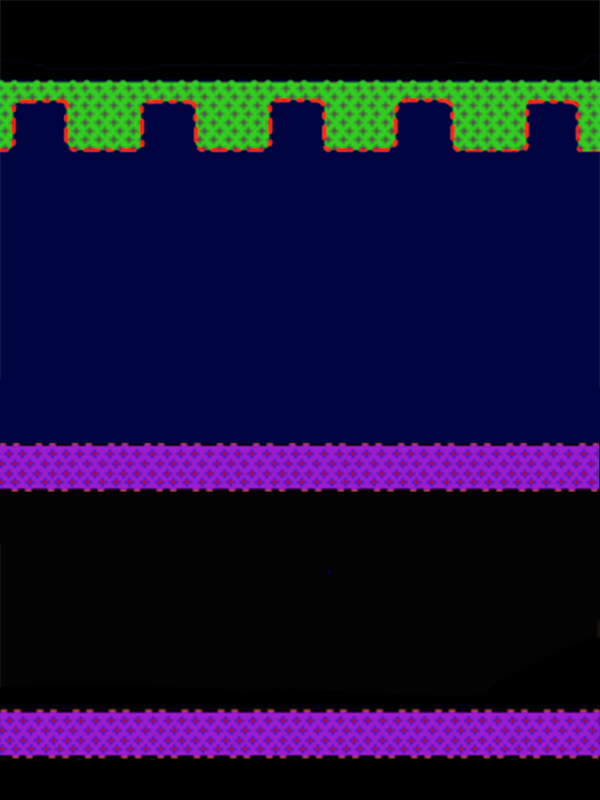
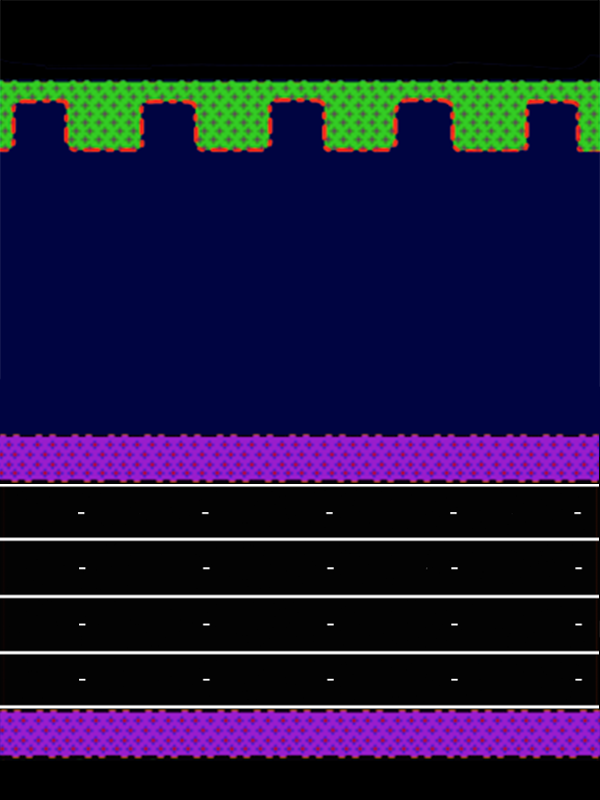
Revision of a layered 600x800 image; what changed, layer by layer:
painted on "Layer 1" over 0, 484, 599, 709
removed layer "Layer 2" over 0, 442, 599, 492
painted on "Layer 0" over 0, 433, 599, 709
